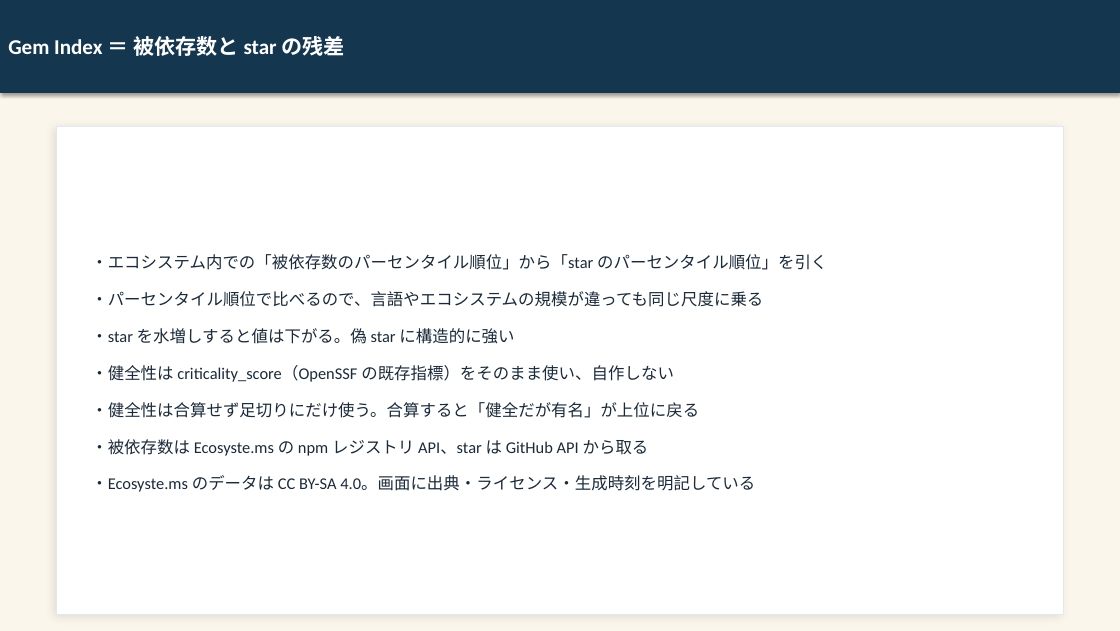
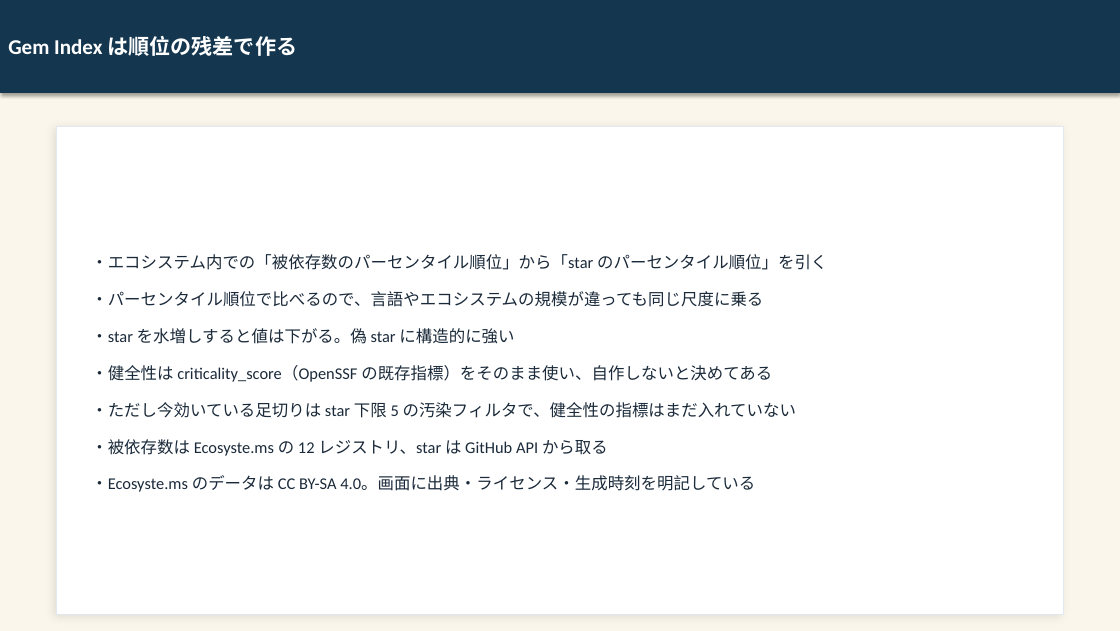
Before and after one commit to kai-kou/gem-hunter, a slide deck: slide 16 of content/slides/project-explanation-20260822/output/gem-hunter_text.pptx (slide 15 before the commit). Drawn at 1120x631 pixels with LibreOffice and Linux fonts; fonts in the diff are those of the drawing. Boxes give left, top, right and bottom in pixels: in the first picture for what was removed or moved away, otherwise in the second. Text is boxed around its words. In the diff, an @@ line names an element or a change of style, - is before the commit and + after.

Commit message:
docs: プロジェクト解説スライドを最新の実装・仕様へ追随させる（19 → 21 枚） (#538)
SP-17〜SP-19 以降の実装に合わせて解説スライドを 21 枚へ改訂した。前半に Gem 一覧の実 UI、撤去スライドの直後に「母集団を広げたら、撤去の根拠が消えた」を追加し、GitHub Actions の線引き・検査項目数・ポート数・マージ済み PR 件数・被依存数の取得元・健全性指標の実態を現状値へ直した。実 UI キャプチャ 3 枚と生成画像 10 枚を作り直し、補足ドキュメント（slide-guide.md / README.md / references/）も同じ差分で更新している。

Closes #517

```diff
--- a/content/slides/project-explanation-20260822/output/gem-hunter_text.pptx
+++ b/content/slides/project-explanation-20260822/output/gem-hunter_text.pptx
@@ text in rectangle at <box>8,36,297,56</box>: text changed @@
-Gem Index ＝ 被依存数と star の残差
+Gem Index は順位の残差で作る
@@ text at <box>91,365,796,456</box>: text changed @@
-・健全性は criticality_score（OpenSSF の既存指標）をそのまま使い、自作しない
-・健全性は合算せず足切りにだけ使う。合算すると「健全だが有名」が上位に戻る
-・被依存数は Ecosyste.ms の npm レジストリ API、star は GitHub API から取る
+・健全性は criticality_score（OpenSSF の既存指標）をそのまま使い、自作しないと決めてある
+・ただし今効いている足切りは star 下限 5 の汚染フィルタで、健全性の指標はまだ入れていない
+・被依存数は Ecosyste.ms の 12 レジストリ、star は GitHub API から取る
```
Also in this commit, not shown: 11 other slides changed, 2 slides added, 42 other files.
